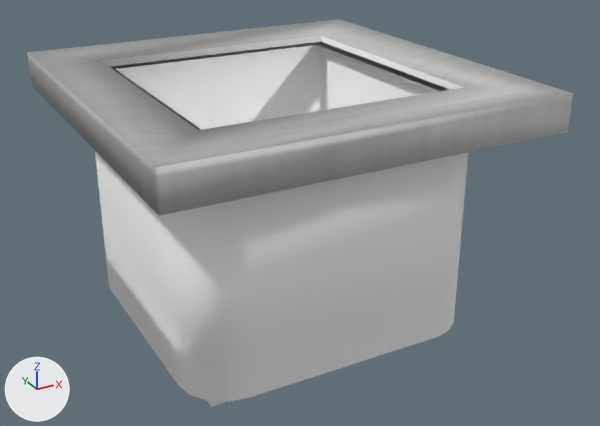
The glTF model media/Ingredientenbakje/bakje.glb, before and after one commit.
Both versions are drawn from a 50 mm camera at (-1.63, -3.22, 2.02) aimed at (0.11, -0.06, 0.44). Every picture has the same lights, and +X, +Y and +Z are marked at lower left. Where no turn or scale is listed for an object, it has been applied to the vertices. Vertices at the same position are counted once.
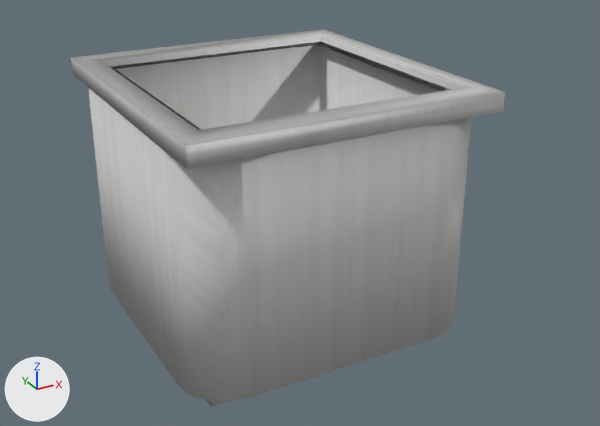
Location of each change, (x1, y1, x2, y2) in pixels of the pictures (600 x 426 px):
```json
{"object": "Cube", "change": "recoloured", "before": [88, 36, 471, 407], "after": [88, 36, 471, 407]}
{"object": "Cube.002", "change": "reshaped", "before": [27, 19, 573, 216], "after": [71, 29, 505, 170], "on screen": "20% narrower, 28% shorter"}
```

The change, as JSON lines over the scene's bpy script:
```json
{"op": "add", "block": "mat_material_003", "code": ["mat_material_003 = principled_material('Material.003')", "mat_material_003.texture = img_rvs"]}
{"block": "me_cube", "where": "me_cube.from_pydata(...)  # 49 vertices, 94 faces; spans x -0.687..0.687, y -0.687..0.687, z -0.076..1.104"}
{"op": "remove", "block": "me_cube", "code": "me_cube.materials.append(mat_material)  # white #ffffff"}
{"op": "add", "block": "me_cube", "code": "me_cube.materials.append(mat_material_003)  # picture img_rvs"}
{"block": "me_cube_002", "where": "# used by ob_cube_002; location = (-0.084, -0.075, -0.723)"}
{"op": "remove", "block": "me_cube_002", "code": "me_cube_002.from_pydata(...)  # 35 vertices, 70 faces; spans x -0.77..1.0, y -0.81..1.0, z 1.67..1.83"}
{"op": "add", "block": "me_cube_002", "code": "me_cube_002.from_pydata(...)  # 35 vertices, 70 faces; spans x -0.61..0.77, y -0.67..0.79, z 1.75..1.83"}
{"block": "me_cube_002", "change": "me_cube_002 part 1"}
{"block": "me_cube_002", "change": "6 vertices are removed from x -0.77..1.0, y -0.81..1.0, z 1.67"}
{"block": "me_cube_002", "change": "23 faces are deleted"}
{"block": "me_cube_002", "change": "14 vertices move from x -0.77..1.0, y -0.81..1.0, z 1.67..1.83 to x -0.61..0.77, y -0.67..0.79, z 1.75..1.83"}
{"block": "me_cube_002", "change": "6 new vertices lie (0.0, 0.0, -0.05) away from vertices in x -0.77..1.0, y -0.81..1.0, z 1.8"}
{"block": "me_cube_002", "change": "23 new faces join them"}
```
